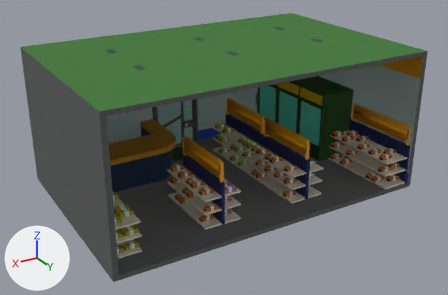
The FBX model Assets/The Private Prince/SCENES/Drafts/Joseph's Lab/Environments/Himik Street/Pichi-Pichi_Interior.fbx as it was, and as the next commit left it.
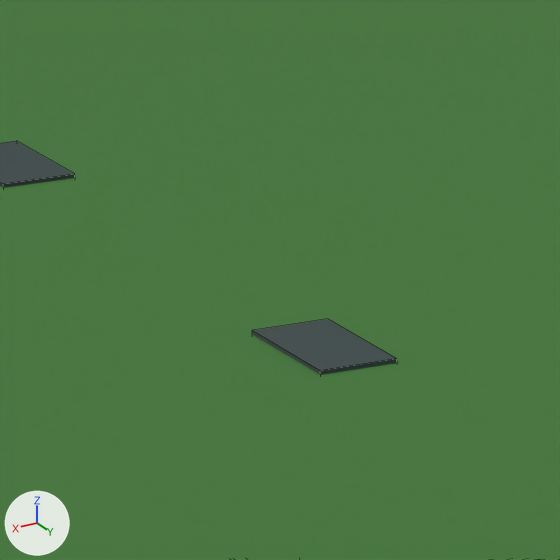
The first picture shows the older version from a 50 mm lens placed at (16.6, 27.9, 16.1), pointed at (0.2, 0.6, 2.5). The close-ups show the older and then the newer version on the part from 25% to 36% of the width and 12% to 29% of the height of that picture. Only the edits that show in the close-ups are written down. Lighting does not change. The marker at lower left points along +X, +Y and +Z. The close-ups show mesh edges as thin lines. Where no turn or scale is listed for an object, it has been applied to the vertices.

In view in the first close-up: 'Body.003', 'Light.002'.
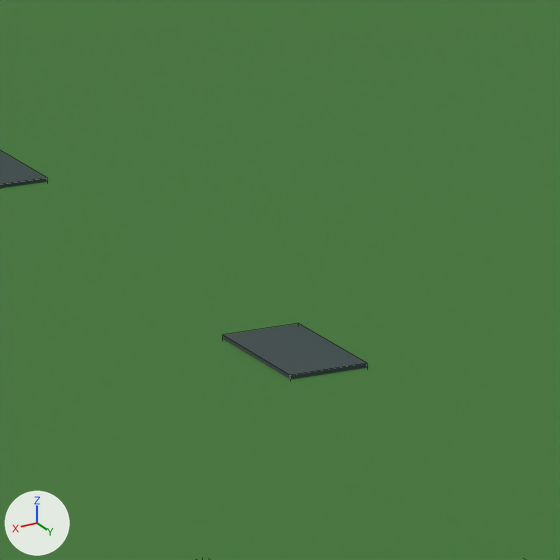
Where the change shows, as pixel boxes (x1, y1, x2, y2) in the close-ups (560 x 560 px):
'Light.002', moved (mostly hidden): before (0, 141, 397, 375); after (0, 151, 368, 380)

The change, as a diff of the scene's bpy script:
```diff
--- a/Assets/The Private Prince/SCENES/Drafts/Joseph's Lab/Environments/Himik Street/Pichi-Pichi_Interior.fbx.py
+++ b/Assets/The Private Prince/SCENES/Drafts/Joseph's Lab/Environments/Himik Street/Pichi-Pichi_Interior.fbx.py
@@ ob_light_002 @@
 ob_light_002 = bpy.data.objects.new('Light.002', me_cube_629)
-ob_light_002.location = (5.224, -0.706, 7.413)
+ob_light_002.location = (5.361, -0.706, 7.413)
 ob_light_002.rotation_euler = (0.0, -3.142, 0.0)  # degrees (0, -180, 0)
```
